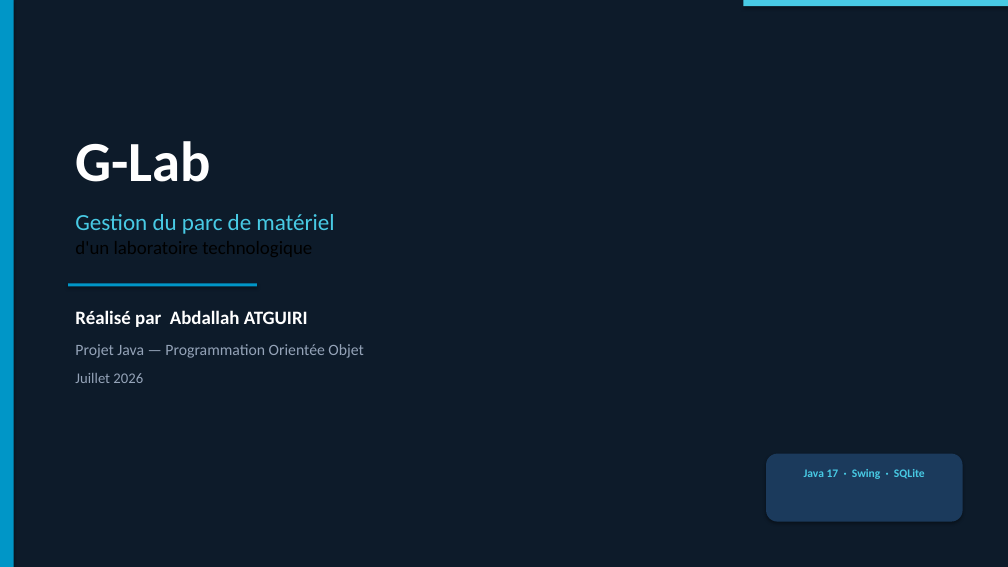
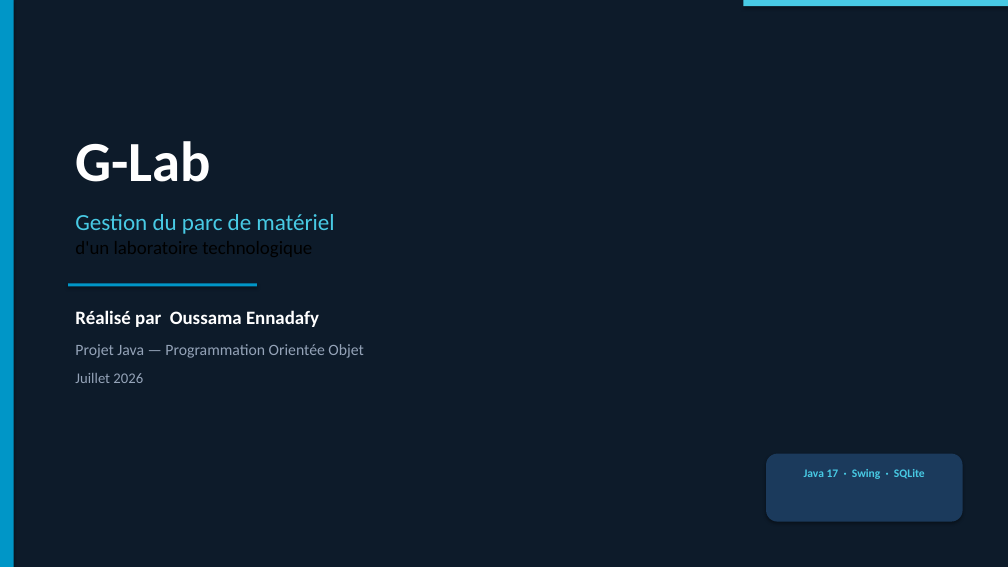
Before and after one commit to oussamaennadafy/G-lab, a slide deck: slide 1 of livrables/Presentation_G-Lab.pptx. Drawn at 1008x567 pixels with LibreOffice and Linux fonts; fonts in the diff are those of the drawing. Boxes give left, top, right and bottom in pixels: in the first picture for what was removed or moved away, otherwise in the second. Text is boxed around its words. In the diff, an @@ line names an element or a change of style, - is before the commit and + after.

```diff
--- a/livrables/Presentation_G-Lab.pptx
+++ b/livrables/Presentation_G-Lab.pptx
@@ text at [75, 310, 319, 327]: text changed @@
-Réalisé par Abdallah ATGUIRI
+Réalisé par Oussama Ennadafy
```
Also in this commit, not shown: 12 other slides changed, 7 other files.
